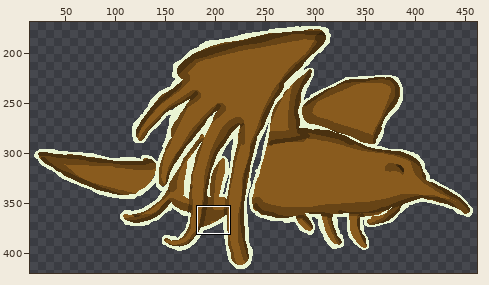
One commit to this pixel-art file: beat_godot/assets/spriteSheets/beatrii.aseprite. The first picture is a wide view before the edit; the outline marks the close-up.
Close-up. Old version:
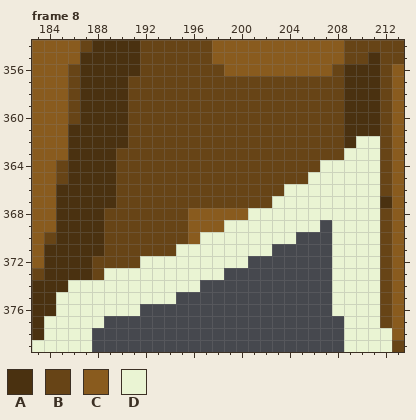
512x512 pixels, 9 frames. Colours within 5 levels of each other are drawn and written as one. Shown: frame 8: x 183..213, y 354..379. The wide view leaves out empty margins. The commit also changed other frames or places, which this record leaves out.
Visible layers, top first: "shadow_dark", "shadow" opacity 25%, "Beatrii".
Palette (. is transparent): A #4a3110  B #674416  C #895b1e  D #eaf4d3
Pixels before, frame 8, first column x 183:
354 CCCCBAAAABBBBBBCCCCCCCCCCCBBBBB
355 CCCCAAAAABBBBBBCCCCCCCCCCCBBABB
356 CCCBAAAAABBBBBBBCCCCCCCCCBAAABC
357 CCCBAAAABBBBBBBBBBBBBBBBBBAAABC
358 CCCBAAAABBBBBBBBBBBBBBBBBBAAABC
359 CCCBAAAABBBBBBBBBBBBBBBBBBAAABC
360 CCCBAAAABBBBBBBBBBBBBBBBBBAAABC
361 CCCAAAAABBBBBBBBBBBBBBBBBBAAABC
362 CCCAAAAABBBBBBBBBBBBBBBBBBADDBC
363 CCCAAAABBBBBBBBBBBBBBBBBBBDDDBC
364 CCBAAAABBBBBBBBBBBBBBBBBDDDDDBC
365 CCBAAAABBBBBBBBBBBBBBBBDDDDDDBC
366 CCAAAAABBBBBBBBBBBBBBDDDDDDDDBC
367 CCAAAAABBBBBBBBBBBBBDDDDDDDDDAC
368 CCAAAABBBBBBBCCCCCDDDDDDDDDDDBC
369 CCAAAABBBBBBBCCCDDDDDDDD.DDDDBC
370 CBAAAABBBBBBBCDDDDDDDD...DDDDBC
371 CAAAAABBBBBBDDDDDDDD.....DDDDBC
372 CAAAABBBBDDDDDDDDD.......DDDDBC
373 BAAAABDDDDDDDDDD.........DDDDBC
374 AAADDDDDDDDDDD...........DDDDBC
375 AADDDDDDDDDD.............DDDDBC
376 AADDDDDDD................DDDDBC
377 ADDDDD....................DDDBC
378 ADDDD.....................DDDDC
379 DDDDD.....................DDDDB
After:
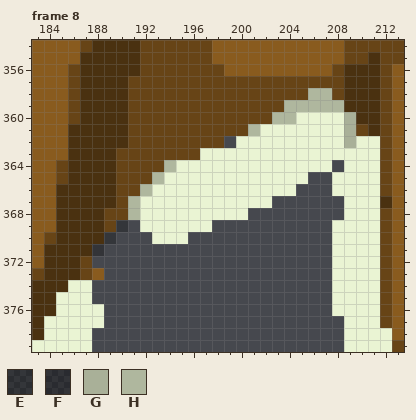
Colours new in this view: E #00000040  F #00000047  G #a9b098  H #afb79e
From old to new:
Frame 8, layers "shadow", "Beatrii":
y 358: x 206..207 BB -> HH
y 359: x 204..208 BBBBB -> HHHHH
y 360: x 203..209 BBBBBBA -> HHDDDDG
y 361: x 201..210 BBBBBBBBAA -> HDDDDDDDGB
y 362: x 199..209 BBBBBBBBBBA -> .DDDDDDDDDG
y 363: x 197..208 BBBBBBBBBBBB -> DDDDDDDDDDDD
y 364: x 194..206 BBBBBBBBBBBBB -> HDDDDDDDDDDDD; x 208 D -> .
y 365: x 193..207 BBBBBBBBBBBBBDD -> HDDDDDDDDDDDD..
y 366: x 192..203 BBBBBBBBBBBB -> HDDDDDDDDDDD; x 205..207 DDD -> ...
y 367: x 191..208 BBBBBBBBBBBBDDDDDD -> HDDDDDDDDDDD......
y 368: x 191..208 BBBBBCCCCCDDDDDDDD -> HDDDDDDDDD........
y 369: x 190..206 BBBBBBCCCDDDDDDDD -> E.DDDDDD.........
y 370: x 189..204 BBBBBBBCDDDDDDDD -> E...DDD.........
y 371: x 188..202 ABBBBBBDDDDDDDD -> F..............
y 372: x 187..200 ABBBBDDDDDDDDD -> B.............
y 373: x 187..198 ABDDDDDDDDDD -> BC..........
y 374: x 188..196 DDDDDDDDD -> .........
y 375: x 188..194 DDDDDDD -> .......
y 376: x 189..191 DDD -> ...
Pixel boxes of the changes (left, top, right, bottom) in both close-ups:
changed: (80, 88, 368, 316)
